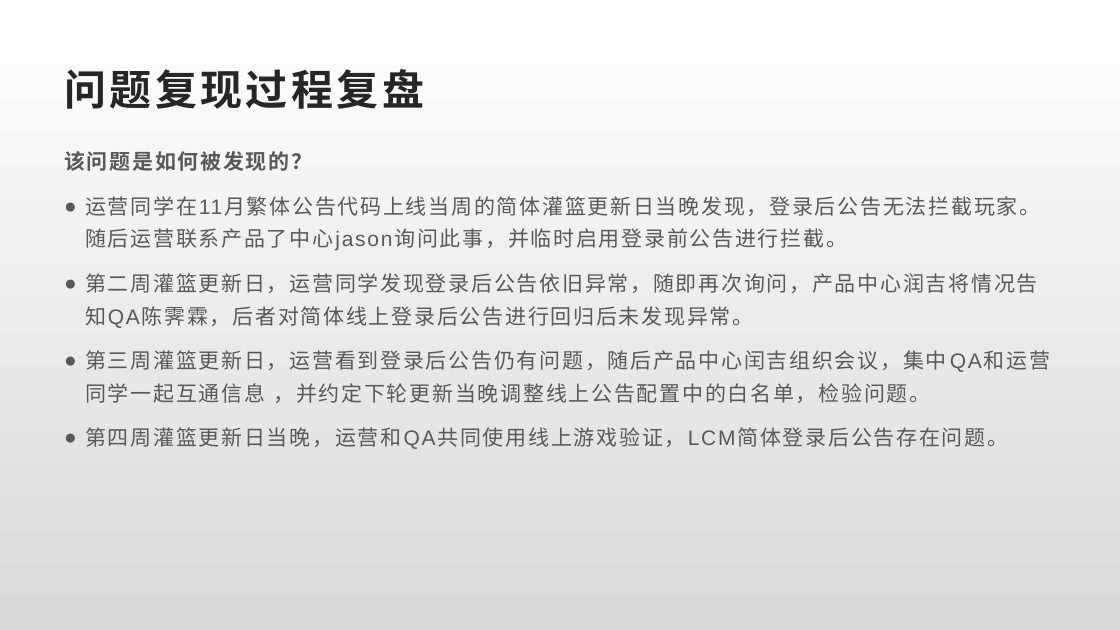
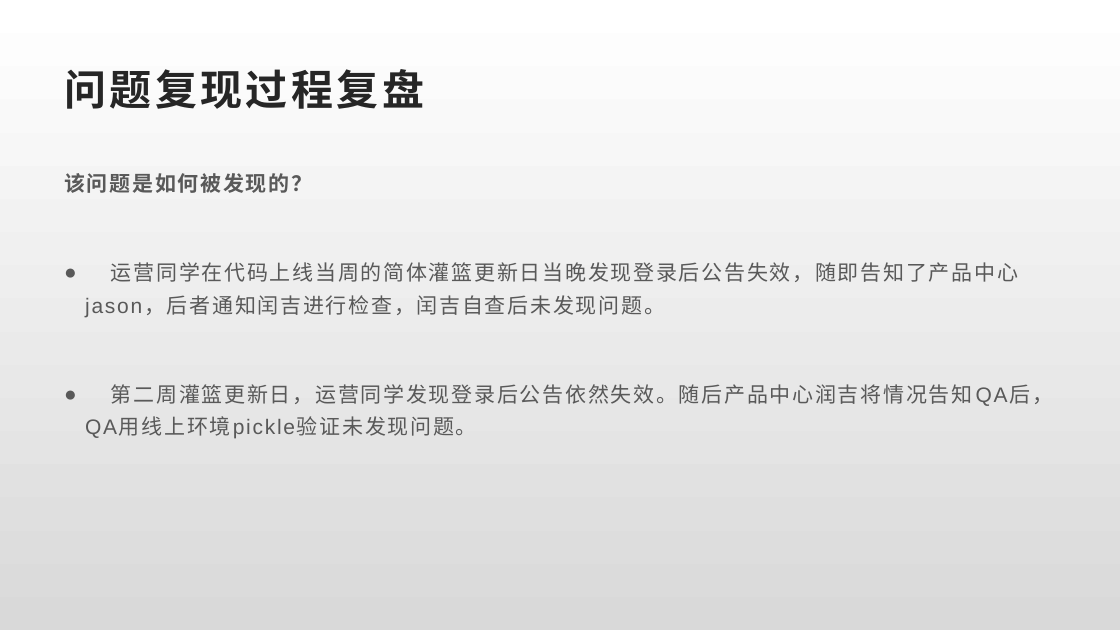
Before and after one commit to Rexixe1993/JavaScriptLesson, a slide deck: slide 16 of 全球版灌篮OBT复盘总结.pptx. Drawn at 1120x630 pixels with LibreOffice and Linux fonts; fonts in the diff are those of the drawing. Boxes give left, top, right and bottom in pixels: in the first picture for what was removed or moved away, otherwise in the second. Text is boxed around its words. In the diff, an @@ line names an element or a change of style, - is before the commit and + after.

```diff
--- a/全球版灌篮OBT复盘总结.pptx
+++ b/全球版灌篮OBT复盘总结.pptx
@@ text "该问题是如何被发现的？": place and size @@
-text "该问题是如何被发现的？" at box(64, 151, 1040, 449)
+text "该问题是如何被发现的？" at box(64, 173, 1054, 439)
@@ text at box(85, 262, 1054, 439): text changed @@
-● 运营同学在11月繁体公告代码上线当周的简体灌篮更新日当晚发现，登录后公告无法拦截玩家。随后运营联系产品了中心jason询问此事，并临时启用登录前公告进行拦截。
-● 第二周灌篮更新日，运营同学发现登录后公告依旧异常，随即再次询问，产品中心润吉将情况告知QA陈霁霖，后者对简体线上登录后公告进行回归后未发现异常。
-● 第三周灌篮更新日，运营看到登录后公告仍有问题，随后产品中心闰吉组织会议，集中QA和运营同学一起互通信息 ，并约定下轮更新当晚调整线上公告配置中的白名单，检验问题。
-● 第四周灌篮更新日当晚，运营和QA共同使用线上游戏验证，LCM简体登录后公告存在问题。
+● 运营同学在代码上线当周的简体灌篮更新日当晚发现登录后公告失效，随即告知了产品中心jason，后者通知闰吉进行检查，闰吉自查后未发现问题。
+● 第二周灌篮更新日，运营同学发现登录后公告依然失效。随后产品中心润吉将情况告知QA后，QA用线上环境pickle验证未发现问题。
```
Also in this commit, not shown: 5 other slides changed, 5 slides added.
